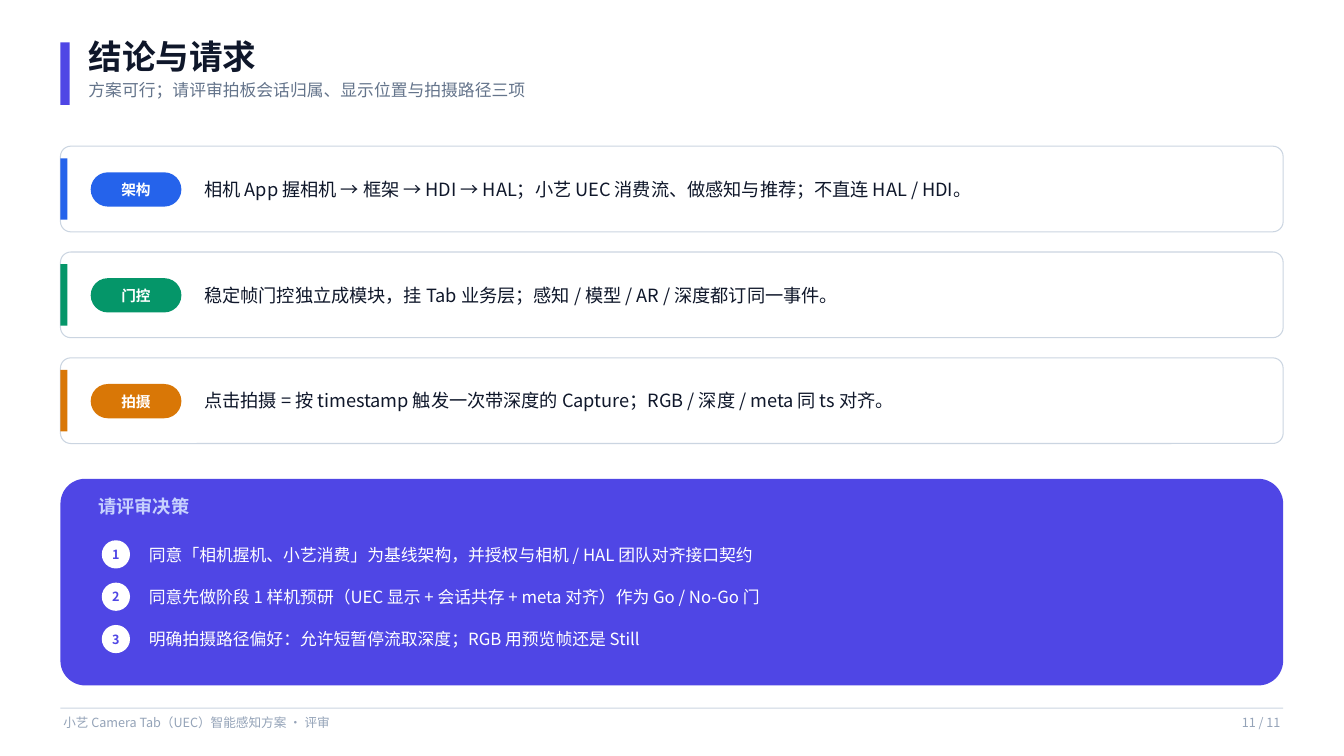
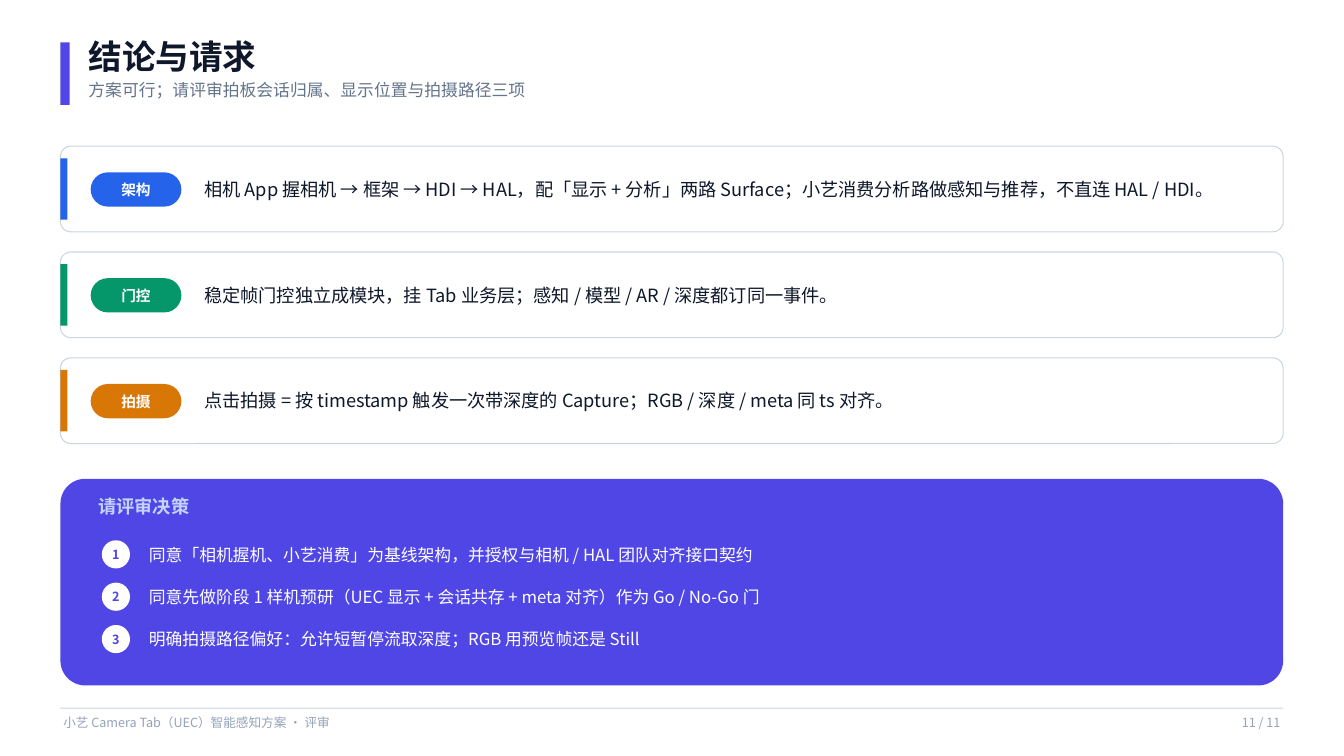
Before and after one commit to Lizzy67/leetcode, a slide deck: slide 11 of artifacts/小艺CameraTab_UEC感知方案_评审.pptx. Drawn at 1344x756 pixels with LibreOffice and Linux fonts; fonts in the diff are those of the drawing. Boxes give left, top, right and bottom in pixels: in the first picture for what was removed or moved away, otherwise in the second. Text is boxed around its words. In the diff, an @@ line names an element or a change of style, - is before the commit and + after.

```diff
--- a/artifacts/小艺CameraTab_UEC感知方案_评审.pptx
+++ b/artifacts/小艺CameraTab_UEC感知方案_评审.pptx
@@ text at <box>204,180,1213,201</box>: text changed @@
-相机 App 握相机 → 框架 → HDI → HAL；小艺 UEC 消费流、做感知与推荐；不直连 HAL / HDI。
+相机 App 握相机 → 框架 → HDI → HAL，配「显示 + 分析」两路 Surface；小艺消费分析路做感知与推荐，不直连 HAL / HDI。
```
Also in this commit, not shown: 6 other slides changed, 3 other files.
